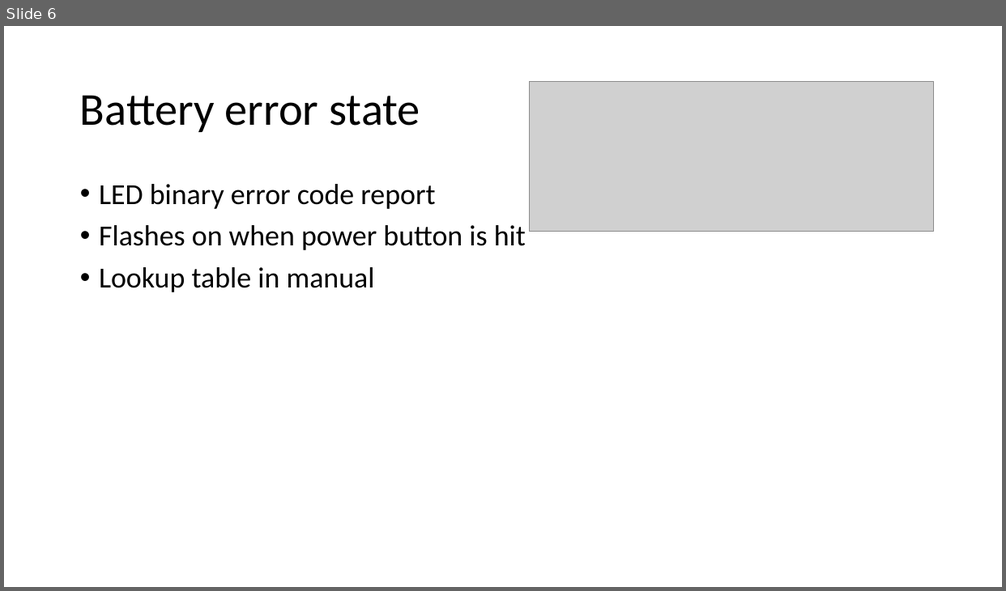
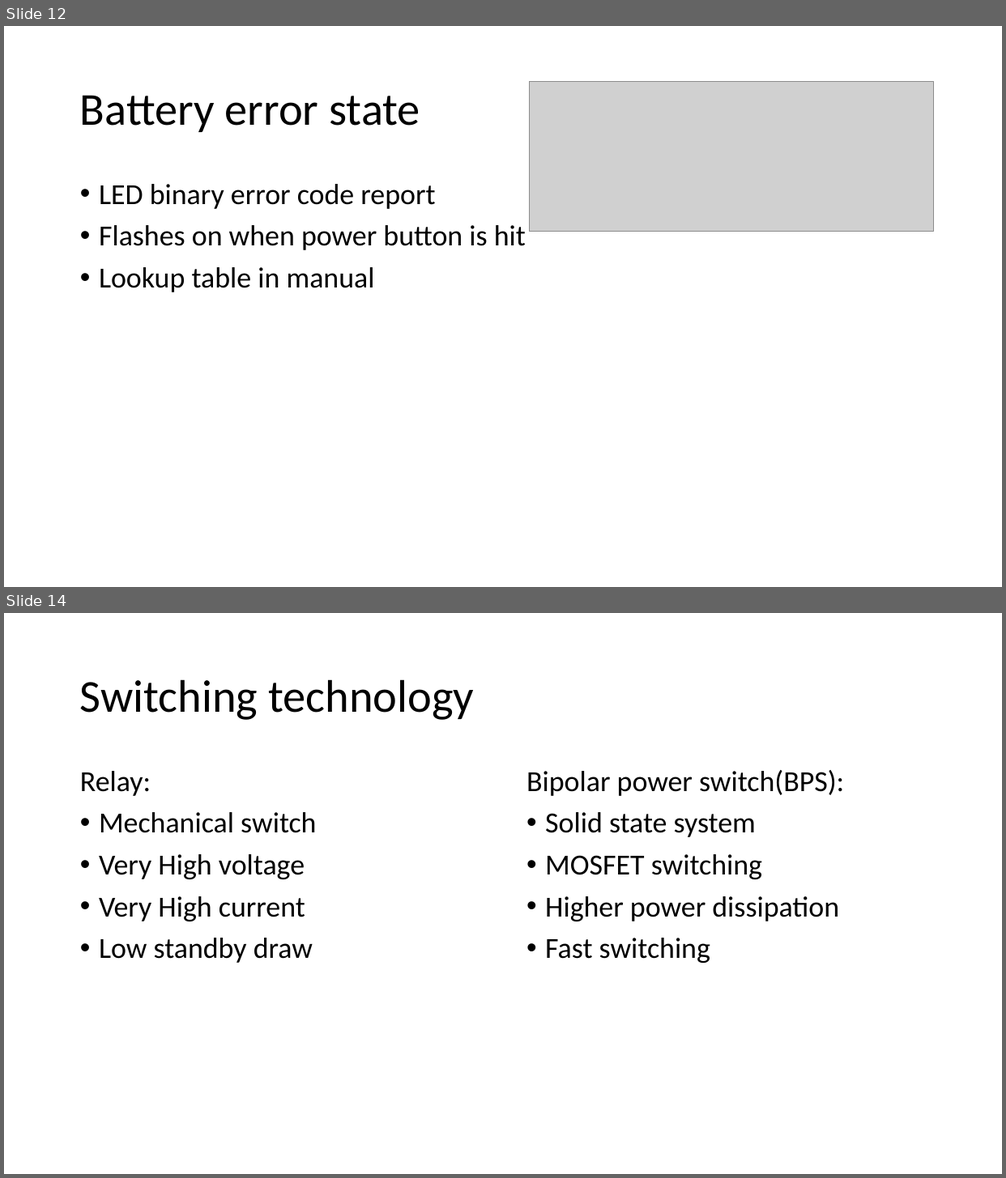
Before and after one commit to Ionsto/L2-DESIGN, a slide deck: PRESENTATION/Battery.pptx. Shown one above the other, each under a label of ours: slide 6 before the commit, slides 12 and 14 after it; the slides between them are not shown. The pictures are 1006x591 and 1006x1178 pixels, drawn with LibreOffice and Linux fonts; fonts in the diff are those of the drawing; grey boxes stand for pictures. Boxes give left, top, right and bottom in pixels: in the first picture for what was removed or moved away, otherwise in the second. Text is boxed around its words. In the diff, an @@ line names an element or a change of style, - is before the commit and + after.

```diff
--- a/PRESENTATION/Battery.pptx
+++ b/PRESENTATION/Battery.pptx
@@ slide 14 added at box(4, 613, 1002, 1174), background #FFFFFF @@
@@ title added at box(80, 679, 474, 720), 44 pt, text #000000 @@
+Switching technology
@@ text added at box(80, 771, 316, 963), 28 pt, text #000000 @@
+Relay:
+• Mechanical switch
+• Very High voltage
+• Very High current
+• Low standby draw
@@ text added at box(526, 770, 844, 963), 28 pt, text #000000 @@
+Bipolar power switch(BPS):
+• Solid state system
+• MOSFET switching
+• Higher power dissipation
+• Fast switching
@@ what was slide 6 is now slide 12 @@
```
Also in this commit, not shown: 1 slide changed, 7 other slides added, 1 slide removed, 2 other files.
